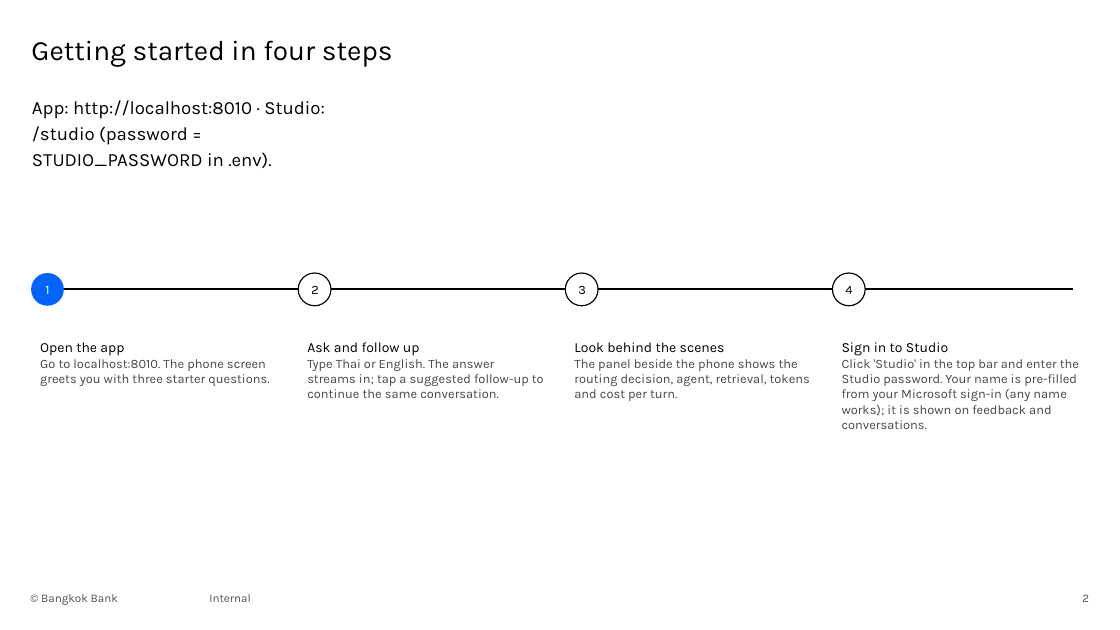
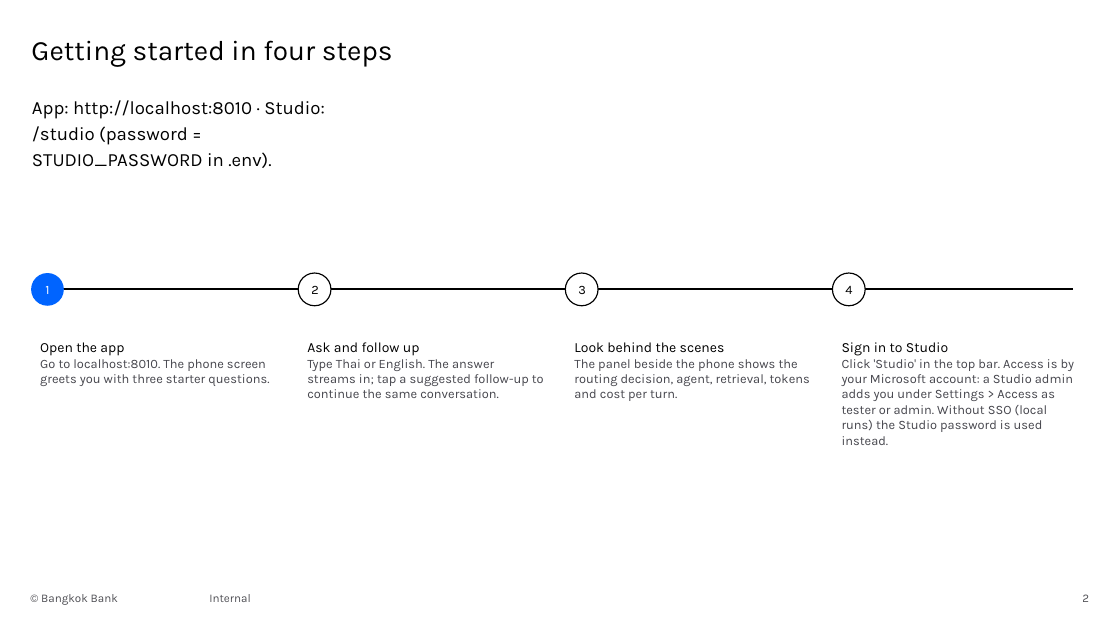
Before and after one commit to chanthaphan/agentic-rag-poc, a slide deck: slide 2 of docs/slides/bankrag-user-manual.pptx. Drawn at 1120x630 pixels with LibreOffice and Linux fonts; fonts in the diff are those of the drawing; background and template pictures are left out. Boxes give left, top, right and bottom in pixels: in the first picture for what was removed or moved away, otherwise in the second. Text is boxed around its words. In the diff, an @@ line names an element or a change of style, - is before the commit and + after.

```diff
--- a/docs/slides/bankrag-user-manual.pptx
+++ b/docs/slides/bankrag-user-manual.pptx
@@ text at [842,359,1075,445]: text changed @@
-Click 'Studio' in the top bar and enter the Studio password. Your name is pre-filled from your Microsoft sign-in (any name works); it is shown on feedback and conversations.
+Click 'Studio' in the top bar. Access is by your Microsoft account: a Studio admin adds you under Settings > Access as tester or admin. Without SSO (local runs) the Studio password is used instead.
```
Also in this commit, not shown: 12 other files.
